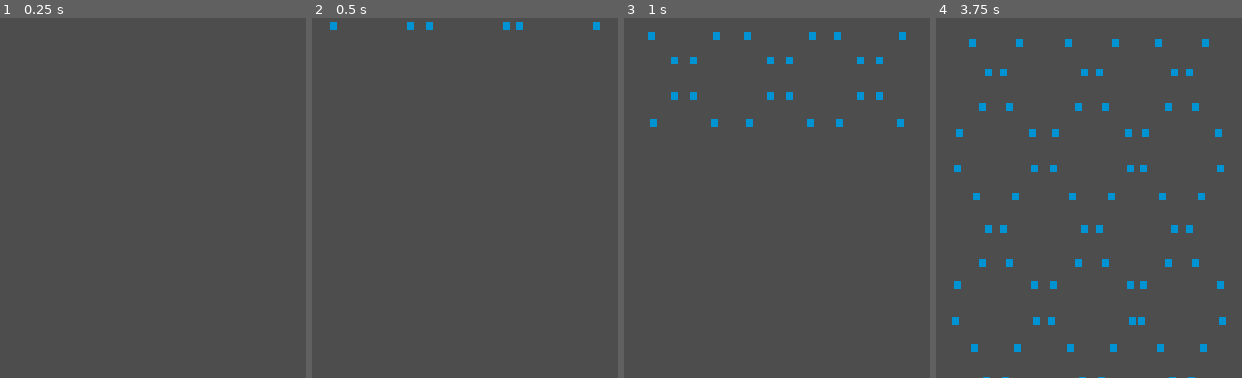
Above: before the commit, frames 1-4 (left to right).
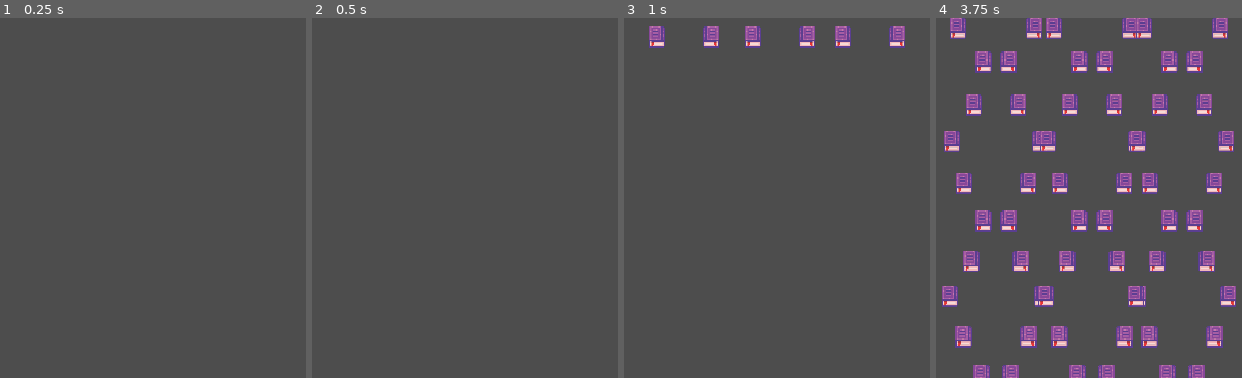
Above: after the commit, the same moments.

Repository: andretini/O_Retorno_de_Pebas
Game: Godot game, scene res://scenes/Attacks/Projectile/AttackPattern1.tscn
Same seed, same stepped clock (60 frames per second), same inputs: the game is played once before the commit and once after it. Before the commit the project starts from res://scenes/Attacks/AttackPattern1.tscn.
Inputs:
- Up to frame 1 (0.25 s): no input
- Up to frame 2 (0.5 s): no input
- Up to frame 3 (1 s): tap Enter (select, bound only after the commit) at 0.5, 0.6 s; hold D (move_right) from 0.53 s (still down)
- Up to frame 4 (3.75 s): release D (move_right) at 1.28 s; hold S (move_down) 1.28-2.03 s; tap Enter (select, bound only after the commit) every 0.75 s from 1.35 to 3.6 s; hold D (move_right) 2.03-2.78 s; hold W (move_up) 2.78-3.53 s; hold A (move_left) from 3.53 s (still down)

Frame 1 is identical in both runs. In frame 2, 0.3% of the frame differs, in the area x 5-95%, y 1-4%; in frame 3, 2.8%; in frame 4, 20%, in the area x 1-99%, y 0-100%.

Commit message:
Sistema de Batalha

Diff:
--- a/project.godot
+++ b/project.godot
@@ -11,7 +11,7 @@
 [application]
 
 config/name="O retorno de Peba's"
-run/main_scene="res://scenes/Attacks/AttackPattern1.tscn"
+run/main_scene="res://scenes/Attacks/Projectile/AttackPattern1.tscn"
 config/features=PackedStringArray("4.2", "Forward Plus")
 config/icon="res://icon.svg"
 
@@ -55,6 +55,11 @@
 , Object(InputEventKey,"resource_local_to_scene":false,"resource_name":"","device":-1,"window_id":0,"alt_pressed":false,"shift_pressed":false,"ctrl_pressed":false,"meta_pressed":false,"pressed":false,"keycode":0,"physical_keycode":4194321,"key_label":0,"unicode":0,"echo":false,"script":null)
 ]
 }
+select={
+"deadzone": 0.5,
+"events": [Object(InputEventKey,"resource_local_to_scene":false,"resource_name":"","device":-1,"window_id":0,"alt_pressed":false,"shift_pressed":false,"ctrl_pressed":false,"meta_pressed":false,"pressed":false,"keycode":0,"physical_keycode":4194309,"key_label":0,"unicode":0,"echo":false,"script":null)
+]
+}
 
 [rendering]
 
--- a/scenes/Attacks/AttackPattern1.tscn
+++ b/scenes/Attacks/Projectile/AttackPattern1.tscn
@@ -1,6 +1,6 @@
 [gd_scene load_steps=2 format=3 uid="uid://y0h4fii5byuj"]
 
-[ext_resource type="PackedScene" uid="uid://skl5h5uvsrgu" path="res://scenes/Attacks/projtectile_spawner.tscn" id="2_utt2o"]
+[ext_resource type="PackedScene" uid="uid://skl5h5uvsrgu" path="res://scenes/Attacks/Projectile/projtectile_spawner.tscn" id="2_utt2o"]
 
 [node name="AttackPattern" type="Node2D"]
 
--- a/scenes/Attacks/Projectile/projectile.tscn
+++ b/scenes/Attacks/Projectile/projectile.tscn
@@ -1,6 +1,7 @@
-[gd_scene load_steps=6 format=3 uid="uid://dcedvv5fdr6s3"]
+[gd_scene load_steps=7 format=3 uid="uid://dcedvv5fdr6s3"]
 
 [ext_resource type="Script" path="res://scripts/projectile.gd" id="1_xgv2k"]
+[ext_resource type="Texture2D" uid="uid://bsfqrwntvyfxr" path="res://sprites/PebasWorldSpriteSheet.png" id="2_h2m1b"]
 
 [sub_resource type="Animation" id="Animation_g7dae"]
 length = 0.001
@@ -19,7 +20,7 @@
 
 [sub_resource type="Animation" id="Animation_2afg6"]
 resource_name = "moveAlongPath"
-length = 3.0
+length = 5.0
 tracks/0/type = "value"
 tracks/0/imported = false
 tracks/0/enabled = true
@@ -27,7 +28,7 @@
 tracks/0/interp = 1
 tracks/0/loop_wrap = true
 tracks/0/keys = {
-"times": PackedFloat32Array(0, 3),
+"times": PackedFloat32Array(0, 5),
 "transitions": PackedFloat32Array(1, 1),
 "update": 0,
 "values": [0.0, 1.0]
@@ -40,7 +41,7 @@
 }
 
 [sub_resource type="RectangleShape2D" id="RectangleShape2D_7leqa"]
-size = Vector2(4, 4)
+size = Vector2(9.14286, 11.4286)
 
 [node name="path_follow" type="PathFollow2D"]
 progress = 274.833
@@ -57,14 +58,16 @@
 collision_mask = 4
 script = ExtResource("1_xgv2k")
 
-[node name="ColorRect" type="ColorRect" parent="projectile"]
-offset_top = -4.0
-offset_right = 4.0
-color = Color(0, 0.576471, 0.827451, 1)
-metadata/_edit_use_anchors_ = true
-
 [node name="CollisionShape2D" type="CollisionShape2D" parent="projectile"]
-position = Vector2(2, -2)
+position = Vector2(4.57143, -5.71428)
+scale = Vector2(1, 1)
 shape = SubResource("RectangleShape2D_7leqa")
 
+[node name="Sprite2D" type="Sprite2D" parent="projectile"]
+position = Vector2(4.57143, -5.71429)
+scale = Vector2(0.0550752, 0.058)
+texture = ExtResource("2_h2m1b")
+region_enabled = true
+region_rect = Rect2(4138.11, 6684.95, 171.7, 201.241)
+
 [connection signal="body_entered" from="projectile" to="projectile" method="_on_body_entered"]
--- /dev/null
+++ b/scenes/Attacks/batalha.tscn
@@ -0,0 +1,117 @@
+[gd_scene load_steps=11 format=3 uid="uid://b2vglbh2v2rlw"]
+
+[ext_resource type="Script" path="res://scripts/batalha.gd" id="1_qc23d"]
+[ext_resource type="Texture2D" uid="uid://0w11hv0mb3bj" path="res://sprites/characters/skeleton.png" id="2_a6yhi"]
+[ext_resource type="PackedScene" uid="uid://cdx6s86cb82sb" path="res://scenes/Entitys/character.tscn" id="3_rasla"]
+[ext_resource type="Script" path="res://scripts/Arena.gd" id="3_uyx27"]
+[ext_resource type="PackedScene" uid="uid://ewlr1t35d4k5" path="res://scenes/Attacks/menuAtaques.tscn" id="4_lp472"]
+[ext_resource type="Script" path="res://scripts/Timer.gd" id="6_m30yf"]
+
+[sub_resource type="RectangleShape2D" id="RectangleShape2D_0m1fi"]
+size = Vector2(12, 92)
+
+[sub_resource type="RectangleShape2D" id="RectangleShape2D_8pwqg"]
+size = Vector2(144.5, 16)
+
+[sub_resource type="RectangleShape2D" id="RectangleShape2D_pxyek"]
+size = Vector2(12, 88)
+
+[sub_resource type="RectangleShape2D" id="RectangleShape2D_atrg5"]
+size = Vector2(145, 12)
+
+[node name="Batalha" type="Control"]
+layout_mode = 3
+anchors_preset = 15
+anchor_right = 1.0
+anchor_bottom = 1.0
+grow_horizontal = 2
+grow_vertical = 2
+script = ExtResource("1_qc23d")
+
+[node name="ColorRect" type="ColorRect" parent="."]
+layout_mode = 0
+offset_right = 320.0
+offset_bottom = 180.0
+color = Color(0.0858438, 0.167738, 0.229432, 1)
+
+[node name="VBoxContainer" type="VBoxContainer" parent="."]
+layout_mode = 0
+offset_left = 92.0
+offset_top = -1.0
+offset_right = 210.0
+offset_bottom = 72.0
+
+[node name="ProgressBar" type="ProgressBar" parent="VBoxContainer"]
+layout_mode = 2
+value = 1.31
+
+[node name="Sprite2D" type="Sprite2D" parent="VBoxContainer"]
+position = Vector2(58, 50)
+scale = Vector2(2.9, 2.9)
+texture = ExtResource("2_a6yhi")
+region_enabled = true
+region_rect = Rect2(14.8362, 22.567, 15.6752, 15.6752)
+
+[node name="Arena" type="Node2D" parent="."]
+script = ExtResource("3_uyx27")
+
+[node name="CharacterBody2D" parent="Arena" instance=ExtResource("3_rasla")]
+position = Vector2(159, 131)
+
+[node name="StaticBody2D" type="StaticBody2D" parent="Arena"]
+position = Vector2(-8, -1)
+collision_mask = 0
+
+[node name="ColorRect2" type="ColorRect" parent="Arena/StaticBody2D"]
+offset_left = 95.0
+offset_top = 84.0
+offset_right = 99.0
+offset_bottom = 176.0
+
+[node name="ColorRect3" type="ColorRect" parent="Arena/StaticBody2D"]
+offset_left = 232.0
+offset_top = 84.0
+offset_right = 236.0
+offset_bottom = 176.0
+
+[node name="ColorRect4" type="ColorRect" parent="Arena/StaticBody2D"]
+offset_left = 95.0
+offset_top = 84.0
+offset_right = 99.0
+offset_bottom = 225.0
+rotation = -1.5708
+
+[node name="ColorRect5" type="ColorRect" parent="Arena/StaticBody2D"]
+offset_left = 95.0
+offset_top = 180.0
+offset_right = 99.0
+offset_bottom = 321.0
+rotation = -1.5708
+
+[node name="CollisionShape2D" type="CollisionShape2D" parent="Arena/StaticBody2D"]
+position = Vector2(93, 130)
+shape = SubResource("RectangleShape2D_0m1fi")
+
+[node name="CollisionShape2D2" type="CollisionShape2D" parent="Arena/StaticBody2D"]
+position = Vector2(171.25, 92)
+shape = SubResource("RectangleShape2D_8pwqg")
+
+[node name="CollisionShape2D3" type="CollisionShape2D" parent="Arena/StaticBody2D"]
+position = Vector2(238, 144)
+shape = SubResource("RectangleShape2D_pxyek")
+
+[node name="CollisionShape2D4" type="CollisionShape2D" parent="Arena/StaticBody2D"]
+position = Vector2(159.5, 182)
+shape = SubResource("RectangleShape2D_atrg5")
+
+[node name="PanelContainer" parent="." instance=ExtResource("4_lp472")]
+
+[node name="Timer" type="Timer" parent="."]
+process_callback = 0
+wait_time = 10.0
+one_shot = true
+script = ExtResource("6_m30yf")
+
+[connection signal="spawn" from="." to="Arena" method="_on_batalha_spawn"]
+[connection signal="atacar" from="PanelContainer" to="." method="_on_panel_container_atacar"]
+[connection signal="timeout" from="Timer" to="." method="_on_timer_timeout"]
--- /dev/null
+++ b/scenes/Attacks/menuAtaques.tscn
@@ -0,0 +1,65 @@
+[gd_scene load_steps=4 format=3 uid="uid://ewlr1t35d4k5"]
+
+[ext_resource type="Script" path="res://scripts/cursor.gd" id="1_5gpkq"]
+[ext_resource type="Script" path="res://scripts/menu_item.gd" id="1_wdsp5"]
+
+[sub_resource type="GDScript" id="GDScript_vy75g"]
+script/source = "extends Node
+
+signal atacar
+signal fugir
+
+func _on_cursor_selected():
+	emit_signal(\"atacar\")
+
+func _on_fugir_cursor_selected():
+	emit_signal(\"fugir\")
+"
+
+[node name="PanelContainer" type="Node2D"]
+script = SubResource("GDScript_vy75g")
+
+[node name="PanelContainer" type="PanelContainer" parent="."]
+offset_top = 140.0
+offset_right = 320.0
+offset_bottom = 180.0
+
+[node name="MarginContainer" type="MarginContainer" parent="PanelContainer"]
+layout_mode = 2
+
+[node name="HBoxContainer" type="HBoxContainer" parent="PanelContainer/MarginContainer"]
+layout_mode = 2
+size_flags_vertical = 4
+size_flags_stretch_ratio = 0.0
+theme_override_constants/separation = 39
+alignment = 1
+
+[node name="Atacar" type="Label" parent="PanelContainer/MarginContainer/HBoxContainer"]
+layout_mode = 2
+text = "Atacar"
+script = ExtResource("1_wdsp5")
+
+[node name="Fugir" type="Label" parent="PanelContainer/MarginContainer/HBoxContainer"]
+layout_mode = 2
+size_flags_horizontal = 8
+text = "Fugir"
+script = ExtResource("1_wdsp5")
+
+[node name="MarginContainer" type="MarginContainer" parent="PanelContainer/MarginContainer/HBoxContainer"]
+custom_minimum_size = Vector2(100, 0)
+layout_mode = 2
+size_flags_horizontal = 4
+
+[node name="ProgressBar" type="ProgressBar" parent="PanelContainer/MarginContainer/HBoxContainer/MarginContainer"]
+layout_mode = 2
+
+[node name="cursor" type="ColorRect" parent="."]
+offset_left = 13.0
+offset_top = 156.0
+offset_right = 22.0
+offset_bottom = 165.0
+script = ExtResource("1_5gpkq")
+menu_parent_path = NodePath("../PanelContainer/MarginContainer/HBoxContainer")
+cursor_offset = Vector2(10, 3)
+
+[connection signal="cursor_selected" from="PanelContainer/MarginContainer/HBoxContainer/Atacar" to="." method="_on_cursor_selected"]
--- /dev/null
+++ b/scenes/Places/GameData.gd
@@ -0,0 +1,6 @@
+extends Node2D
+
+var player_instance = null
+
+func reset():
+	player_instance = null
--- /dev/null
+++ b/scenes/Places/Vida.gd
@@ -0,0 +1,12 @@
+extends Label
+@onready var character_body_2d = $"../CharacterBody2D"
+
+
+# Called when the node enters the scene tree for the first time.
+func _ready():
+	pass # Replace with function body.
+
+
+# Called every frame. 'delta' is the elapsed time since the previous frame.
+func _process(delta):
+	text = str(character_body_2d.vida)
--- a/scenes/Places/mapa_jogo.tscn
+++ b/scenes/Places/mapa_jogo.tscn
@@ -1,7 +1,9 @@
-[gd_scene load_steps=5 format=3 uid="uid://drtgvsa716wbi"]
+[gd_scene load_steps=7 format=3 uid="uid://drtgvsa716wbi"]
 
+[ext_resource type="Script" path="res://scenes/Places/GameData.gd" id="1_6r1k4"]
 [ext_resource type="Texture2D" uid="uid://bsfqrwntvyfxr" path="res://sprites/PebasWorldSpriteSheet.png" id="1_y6kr2"]
 [ext_resource type="PackedScene" uid="uid://cdx6s86cb82sb" path="res://scenes/Entitys/character.tscn" id="2_7b7gm"]
+[ext_resource type="Script" path="res://scenes/Places/Vida.gd" id="3_7uku7"]
 
 [sub_resource type="TileSetAtlasSource" id="TileSetAtlasSource_6xebx"]
 texture = ExtResource("1_y6kr2")
@@ -1612,6 +1614,7 @@
 sources/2 = SubResource("TileSetAtlasSource_6xebx")
 
 [node name="MapaJogo" type="Node2D"]
+script = ExtResource("1_6r1k4")
 
 [node name="TileMap" type="TileMap" parent="."]
 scale = Vector2(0.075, 0.075)
@@ -1625,3 +1628,10 @@
 [node name="CharacterBody2D" parent="." instance=ExtResource("2_7b7gm")]
 position = Vector2(57, 61)
 collision_mask = 7
+
+[node name="Vida" type="Label" parent="."]
+offset_left = 262.0
+offset_top = 25.0
+offset_right = 302.0
+offset_bottom = 48.0
+script = ExtResource("3_7uku7")
--- /dev/null
+++ b/scripts/Arena.gd
@@ -0,0 +1,7 @@
+extends Node2D
+
+var attack_scene = preload("res://scenes/Attacks/Projectile/AttackPattern1.tscn")
+
+func _on_batalha_spawn():
+	var attack_instance = attack_scene.instantiate()
+	add_child(attack_instance)
--- /dev/null
+++ b/scripts/Timer.gd
@@ -0,0 +1,11 @@
+extends Timer
+
+
+# Called when the node enters the scene tree for the first time.
+func _ready():
+	pass # Replace with function body.
+
+
+# Called every frame. 'delta' is the elapsed time since the previous frame.
+func _process(delta):
+	pass
--- /dev/null
+++ b/scripts/batalha.gd
@@ -0,0 +1,42 @@
+extends Control
+
+var inBattle: bool = false
+
+# Declare onready variables
+@onready var panel_container: Node = $PanelContainer
+@onready var arena = $Arena
+@onready var timer = $Timer
+
+signal spawn
+
+func _ready():
+		arena.process_mode = Node.PROCESS_MODE_DISABLED
+		arena.visible = false
+
+func toggleBattle():
+	inBattle = !inBattle
+
+	if !inBattle:
+		arena.process_mode = Node.PROCESS_MODE_PAUSABLE
+		arena.visible = true
+		timer.wait_time = 10
+		timer.start()
+
+		emit_signal("spawn")
+
+		panel_container.process_mode = Node.PROCESS_MODE_DISABLED
+		panel_container.visible = false
+	else:
+		arena.process_mode = Node.PROCESS_MODE_DISABLED
+		arena.visible = false
+
+		panel_container.process_mode = Node.PROCESS_MODE_PAUSABLE
+		panel_container.visible = true
+
+
+func _on_panel_container_atacar():
+	toggleBattle()
+
+
+func _on_timer_timeout():
+	toggleBattle()
--- a/scripts/character.gd
+++ b/scripts/character.gd
@@ -2,6 +2,7 @@
 
 @export_category("Variables")
 @export var _move_speed: float = 64.0
+var vida: int = 30
 
 func _physics_process(delta: float)-> void:
 	_move()
--- /dev/null
+++ b/scripts/cursor.gd
@@ -0,0 +1,51 @@
+extends ColorRect
+
+@export var menu_parent_path : NodePath
+@export var cursor_offset : Vector2
+@onready var menu_parent := get_node(menu_parent_path)
+var cursor_index : int = 0
+
+func get_menu_item_at_index(index : int) -> Control:
+	if menu_parent == null:
+		return null
+	if index >= menu_parent.get_child_count() or index < 0:
+		return null
+
+	return menu_parent.get_child(index) as Control
+
+func _process(delta):
+	var input := Vector2.ZERO
+
+	if Input.is_action_just_pressed('move_left'):
+		input.x -= 1
+	if Input.is_action_just_pressed('move_right'):
+		input.x += 1
+	if Input.is_action_just_pressed('move_up'):
+		input.y -= 1
+	if Input.is_action_just_pressed('move_down'):
+		input.y += 1
+
+	if menu_parent is VBoxContainer:
+		set_cursor_from_index(cursor_index + input.y)
+	elif menu_parent is HBoxContainer:
+		set_cursor_from_index(cursor_index + input.x)
+	elif menu_parent is GridContainer:
+		set_cursor_from_index(cursor_index + input.x+ input.y * menu_parent.columns)
+
+	if Input.is_action_just_pressed("select"):
+		var current_menu_item := get_menu_item_at_index(cursor_index)
+		if current_menu_item != null:
+			if current_menu_item.has_method("cursor_select"):
+				current_menu_item.cursor_select()
+
+func set_cursor_from_index(index: int):
+	var menu_item := get_menu_item_at_index(index)
+
+	if menu_item == null:
+		return
+
+	var position = menu_item.global_position
+	var size = menu_item.size
+
+	global_position = Vector2(position.x, position.y + size.y / 2.0)  - cursor_offset
+	cursor_index= index
--- /dev/null
+++ b/scripts/menu_item.gd
@@ -0,0 +1,6 @@
+extends Label
+
+signal cursor_selected()
+
+func cursor_select() -> void:
+	emit_signal("cursor_selected")
--- a/scripts/projtectile_spawner.gd
+++ b/scripts/projtectile_spawner.gd
@@ -14,7 +14,7 @@
 
 func _process(delta):
 	if spawn_duration > 0 and spawn_cooldown <= 0:
-		spawn_cooldown = 0.1375
+		spawn_cooldown = 0.3
 		shoot()
 
 	spawn_cooldown -= 1 * delta
Not shown: 2 places in scenes/Attacks/Projectile/projtectile_spawner.tscn that only renumber resources
Not shown, added: scenes/Attacks/bat3B81.tmp
Not shown, added: scenes/Attacks/bat7FC9.tmp
Not shown, added: scenes/Attacks/bat9024.tmp
